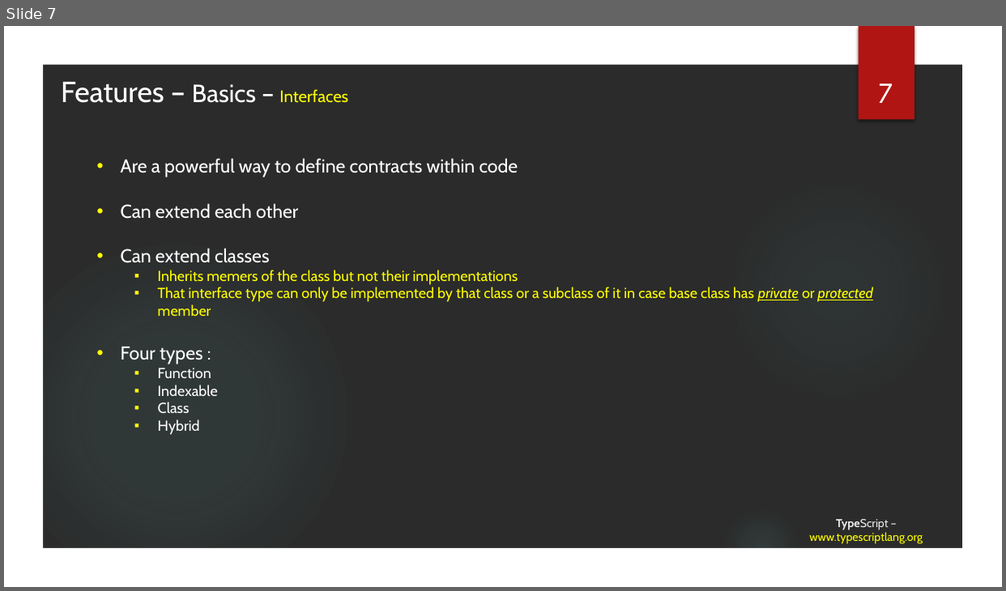
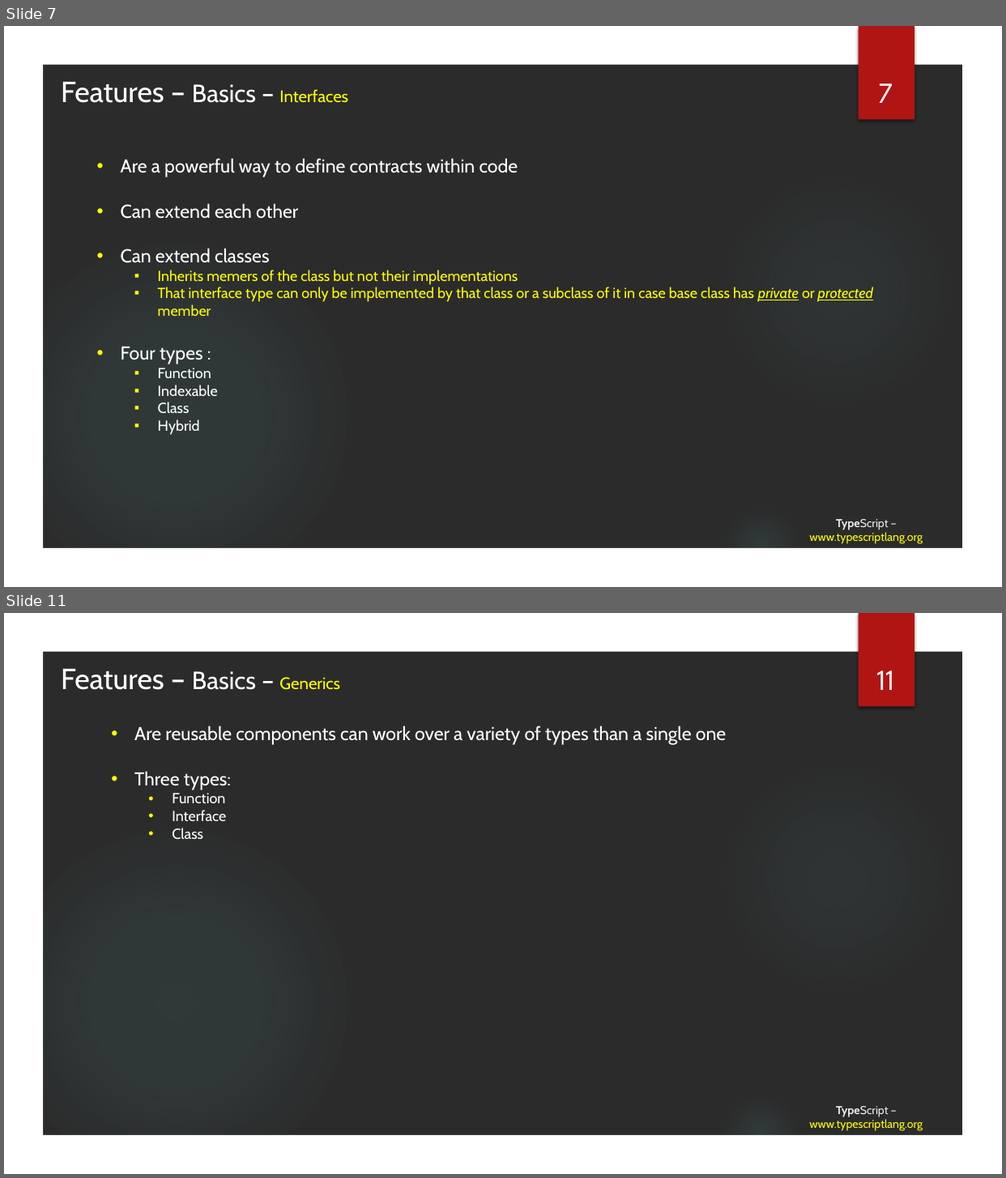
Before and after one commit to tainhx/SSFE, a slide deck: TypeScript.pptx. Shown one above the other, each under a label of ours: slide 7 before the commit, slides 7 and 11 after it; the slides between them are not shown. The pictures are 1006x591 and 1006x1178 pixels, drawn with LibreOffice and Linux fonts; fonts in the diff are those of the drawing; background and template pictures are left out; a plain dark background stands for a picture behind light text. Boxes give left, top, right and bottom in pixels: in the first picture for what was removed or moved away, otherwise in the second. Text is boxed around its words. In the diff, an @@ line names an element or a change of style, - is before the commit and + after.

```diff
--- a/TypeScript.pptx
+++ b/TypeScript.pptx
@@ slide 11 added at (4,613,1002,1174), background picture (left out); not listed: 5 template elements that a slide beside it also shows @@
@@ text added at (61,669,340,690), 28 pt, text #FFFFFF @@
+Features – Basics – Generics
@@ text added at (876,671,894,690), 28 pt, text #FFFFFF @@
+11
@@ text added at (134,726,726,840), 18 pt, text #FFFFFF @@
+• Are reusable components can work over a variety of types than a single one
+• Three types:
+  • Function
+  • Interface
+  • Class
@@ title added at (809,1106,923,1131), 11 pt, text #FFFF00 @@
+TypeScript – www.typescriptlang.org
```
Also in this commit, not shown: 1 slide changed, 4 other slides added.
